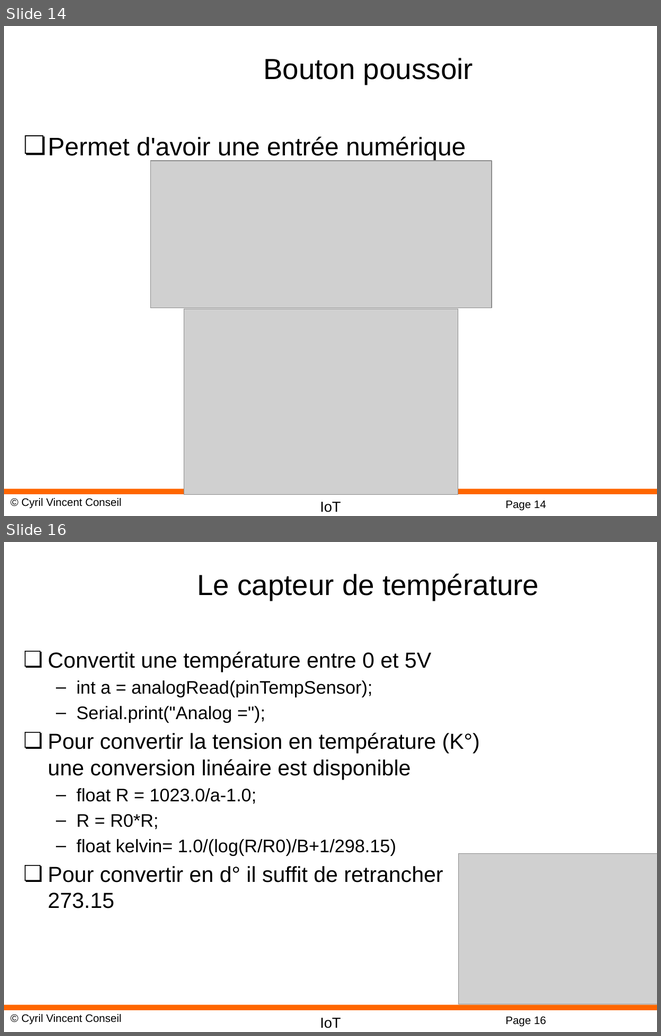
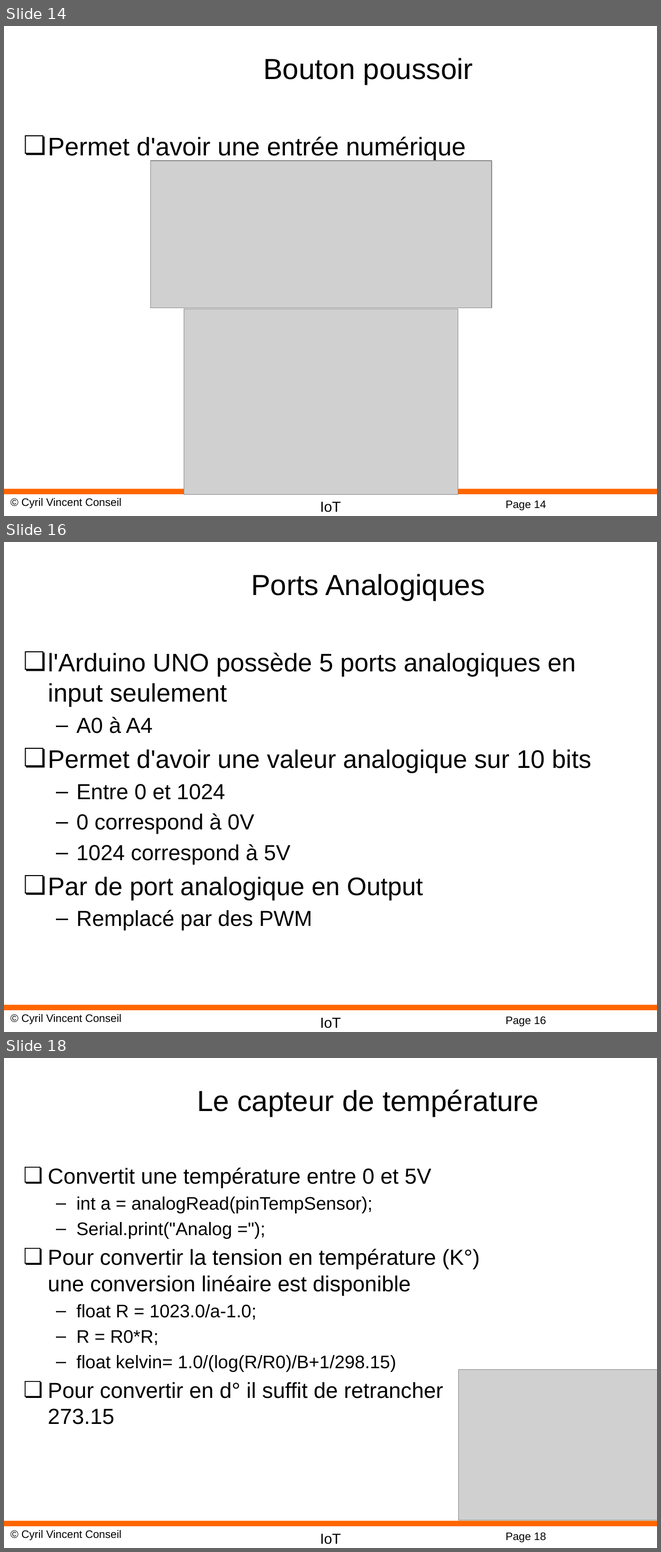
Before and after one commit to cyrilvincent/IoT, a slide deck: ppt/IoT04-ArduinoDev.pptx. Shown one above the other, each under a label of ours: slides 14 and 16 before the commit, slides 14, 16 and 18 after it; the slides between them are not shown. The pictures are 661x1036 and 661x1552 pixels, drawn with LibreOffice and Linux fonts; fonts in the diff are those of the drawing; grey boxes stand for pictures; background and template pictures are left out. Boxes give left, top, right and bottom in pixels: in the first picture for what was removed or moved away, otherwise in the second. Text is boxed around its words. In the diff, an @@ line names an element or a change of style, - is before the commit and + after.

```diff
--- a/ppt/IoT04-ArduinoDev.pptx
+++ b/ppt/IoT04-ArduinoDev.pptx
@@ slide 16 added at [4, 542, 657, 1032], background #FFFFFF; not listed: 4 template elements that a slide beside it also shows @@
@@ title added at [252, 574, 485, 600], 32 pt, text #000000 @@
+Ports Analogiques
@@ text added at [48, 652, 592, 930], 28 pt, text #000000 @@
+❏ l'Arduino UNO possède 5 ports analogiques en input seulement
+  – A0 à A4
+❏ Permet d'avoir une valeur analogique sur 10 bits
+  – Entre 0 et 1024
+  – 0 correspond à 0V
+  – 1024 correspond à 5V
+❏ Par de port analogique en Output
+  – Remplacé par des PWM
@@ what was slide 16 is now slide 18 @@
@@ page number at [505, 1532, 546, 1542]: text changed @@
-Page 16
+Page 18
```
Also in this commit, not shown: 3 slides changed, 2 other slides added, 35 other files.
